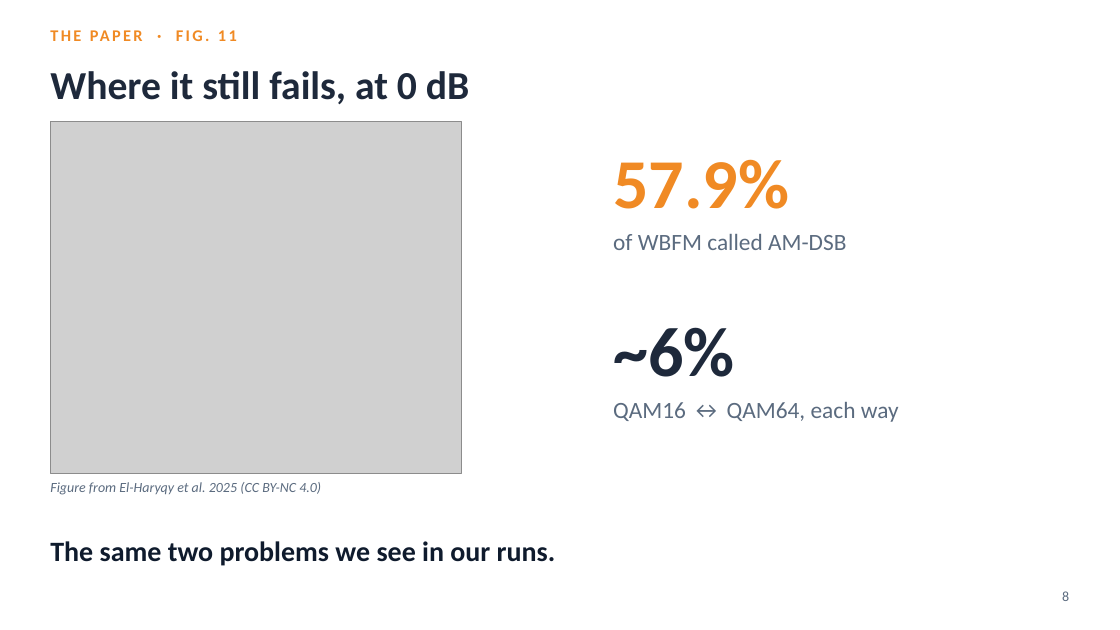
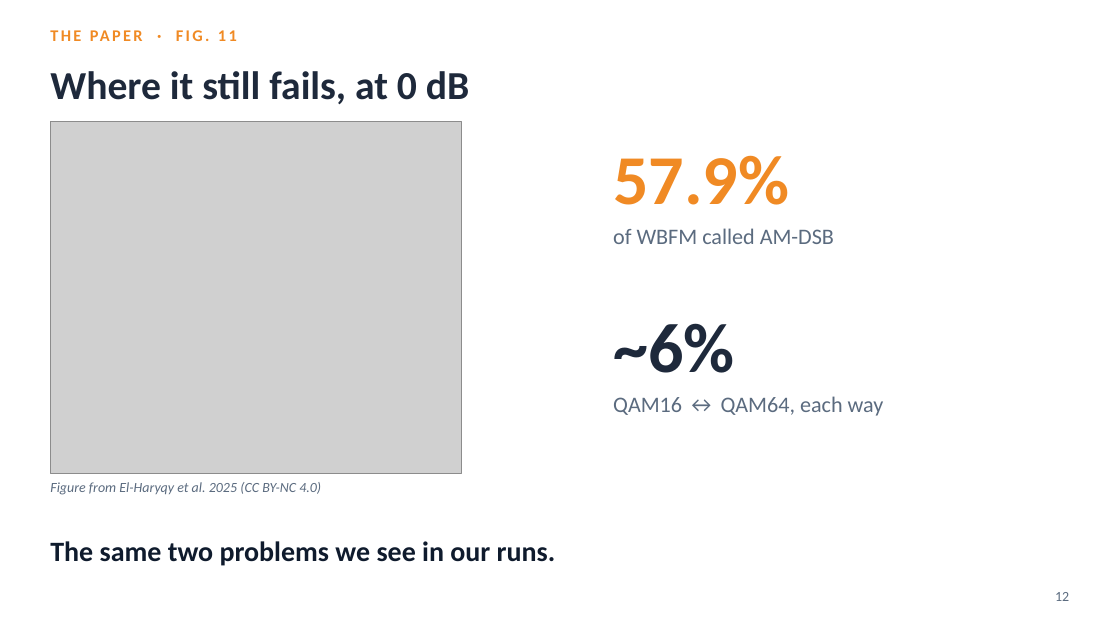
Before and after one commit to YusufBilo78/amc, a slide deck: slide 12 of deck/moshe_paper_icrnna.pptx (slide 8 before the commit). Drawn at 1120x630 pixels with LibreOffice and Linux fonts; fonts in the diff are those of the drawing; grey boxes stand for pictures. Boxes give left, top, right and bottom in pixels: in the first picture for what was removed or moved away, otherwise in the second. Text is boxed around its words. In the diff, an @@ line names an element or a change of style, - is before the commit and + after.

```diff
--- a/deck/moshe_paper_icrnna.pptx
+++ b/deck/moshe_paper_icrnna.pptx
@@ text "57.9%": place and size @@
-text "57.9%" at (613, 159, 789, 209)
+text "57.9%" at (613, 155, 789, 205)
@@ text "of WBFM called AM-DSB" at (613, 228, 834, 244): size 20 to 19 pt @@
@@ text "~6%": place and size @@
-text "~6%" at (613, 327, 734, 377)
+text "~6%" at (613, 323, 734, 373)
@@ text "QAM16 ↔ QAM64, each way" at (613, 396, 884, 416): size 20 to 19 pt @@
@@ text at (1055, 592, 1069, 601): text changed @@
-8
+12
```
Also in this commit, not shown: 10 other slides changed, 9 slides added, 5 slides removed, 6 other files.
